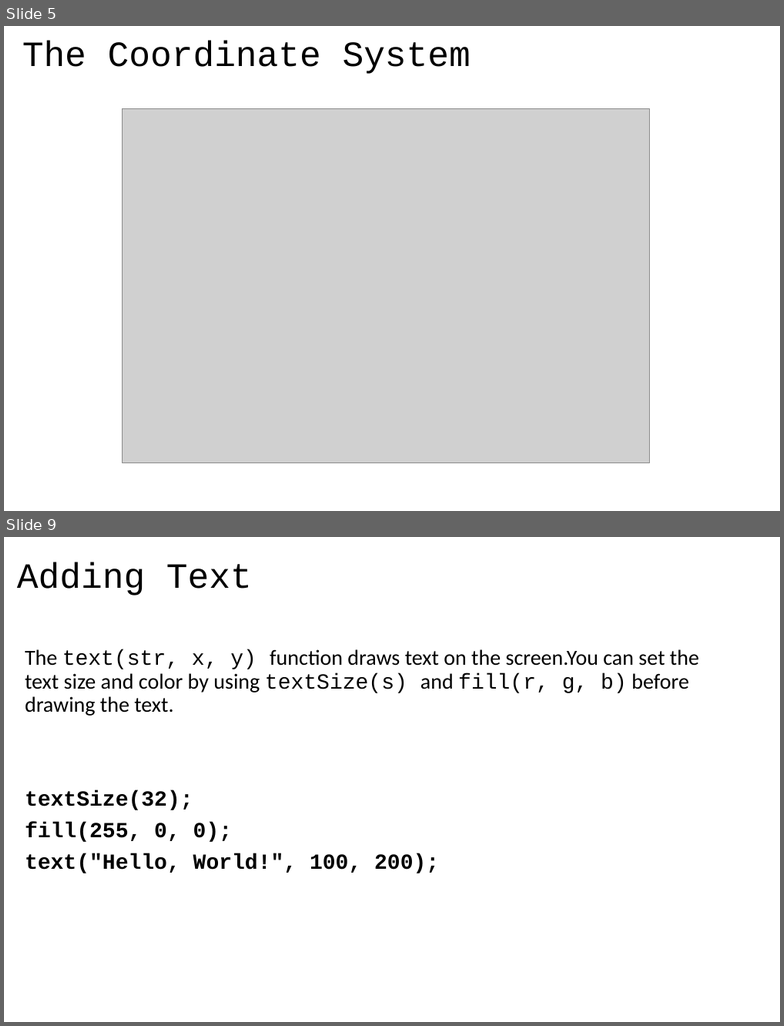
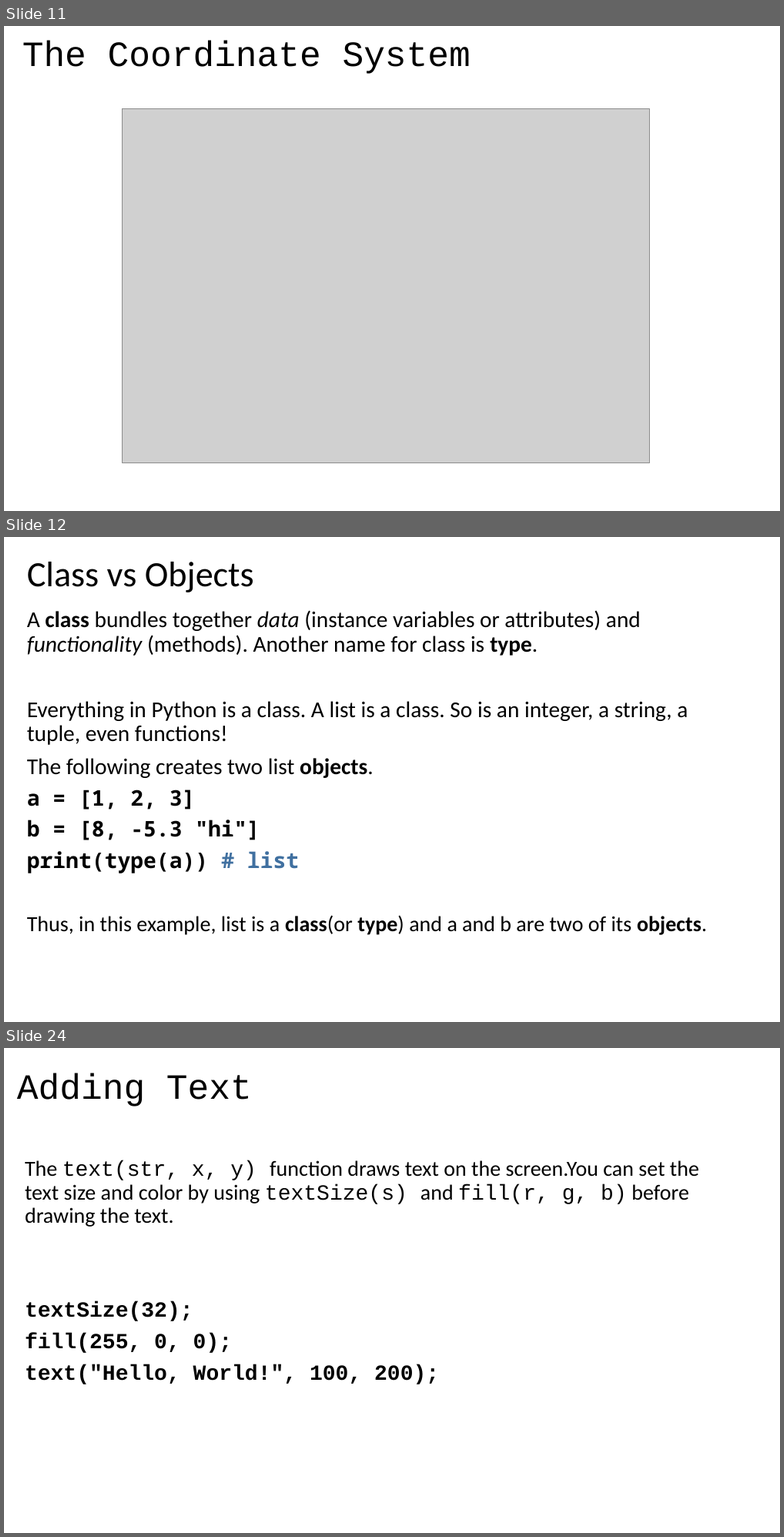
Before and after one commit to LongBaoNguyen/longbaonguyen.github.io, a slide deck: courses/apcsp/processing_arcade/processing1.pptx. Shown one above the other, each under a label of ours: slides 5 and 9 before the commit, slides 11, 12 and 24 after it; the slides between them are not shown. The pictures are 784x1026 and 784x1537 pixels, drawn with LibreOffice and Linux fonts; fonts in the diff are those of the drawing; grey boxes stand for pictures. Boxes give left, top, right and bottom in pixels: in the first picture for what was removed or moved away, otherwise in the second. Text is boxed around its words. In the diff, an @@ line names an element or a change of style, - is before the commit and + after.

```diff
--- a/courses/apcsp/processing_arcade/processing1.pptx
+++ b/courses/apcsp/processing_arcade/processing1.pptx
@@ slide 12 added at (4,537,780,1022), background #FFFFFF @@
@@ title added at (27,562,254,592), 33 pt, text #000000 @@
+Class vs Objects
@@ text added at (27,610,707,935), 21 pt, text #000000 @@
+A class bundles together data (instance variables or attributes) and functionality (methods). Another name for class is type.
+Everything in Python is a class. A list is a class. So is an integer, a string, a tuple, even functions!
+The following creates two list objects.
+a = [1, 2, 3]
+b = [8, -5.3 "hi"]
+print(type(a)) # list
+Thus, in this example, list is a class(or type) and a and b are two of its objects.
@@ what was slide 5 is now slide 11 @@
@@ what was slide 9 is now slide 24 @@
```
Also in this commit, not shown: 5 slides changed, 12 other slides added, 20 other files.
